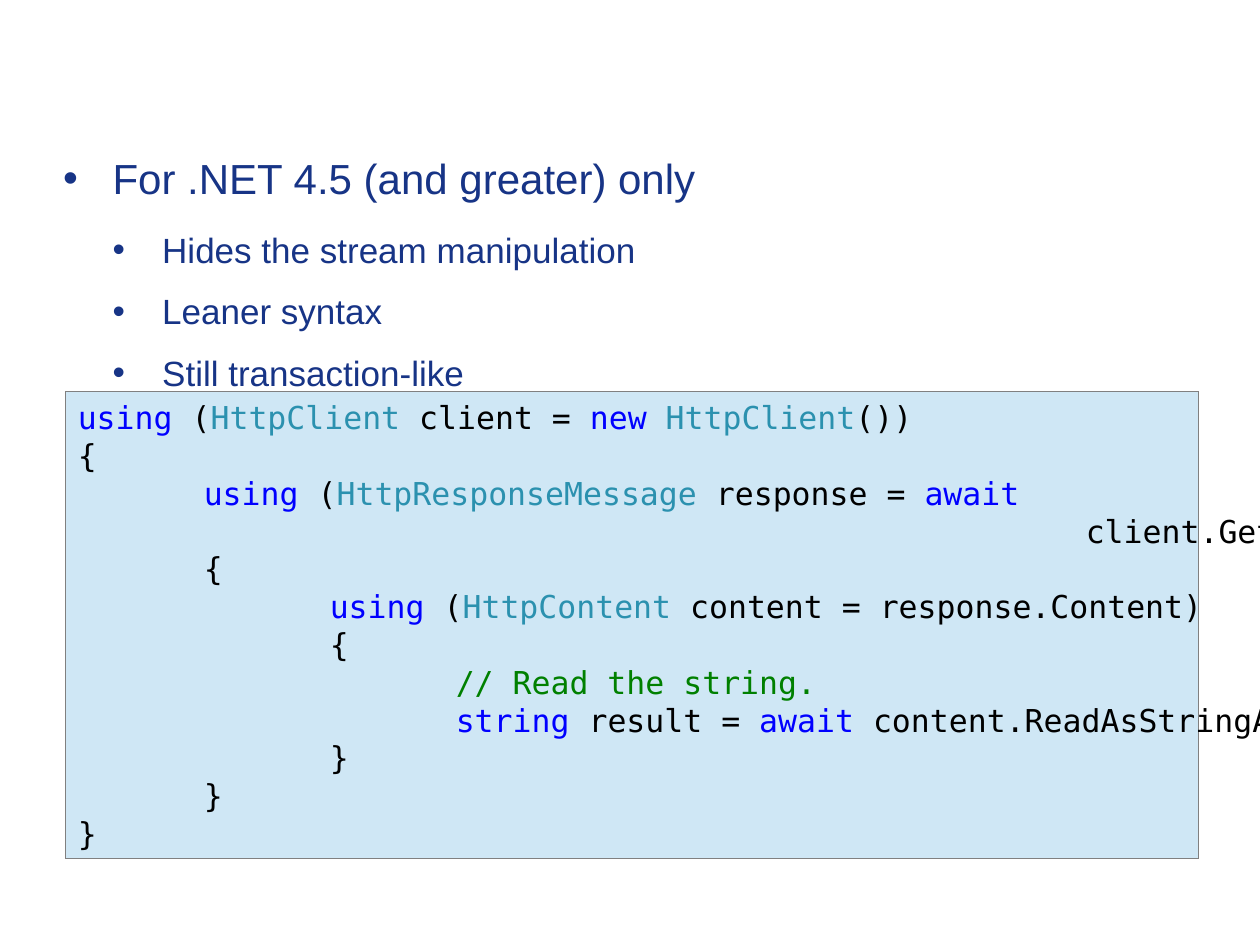
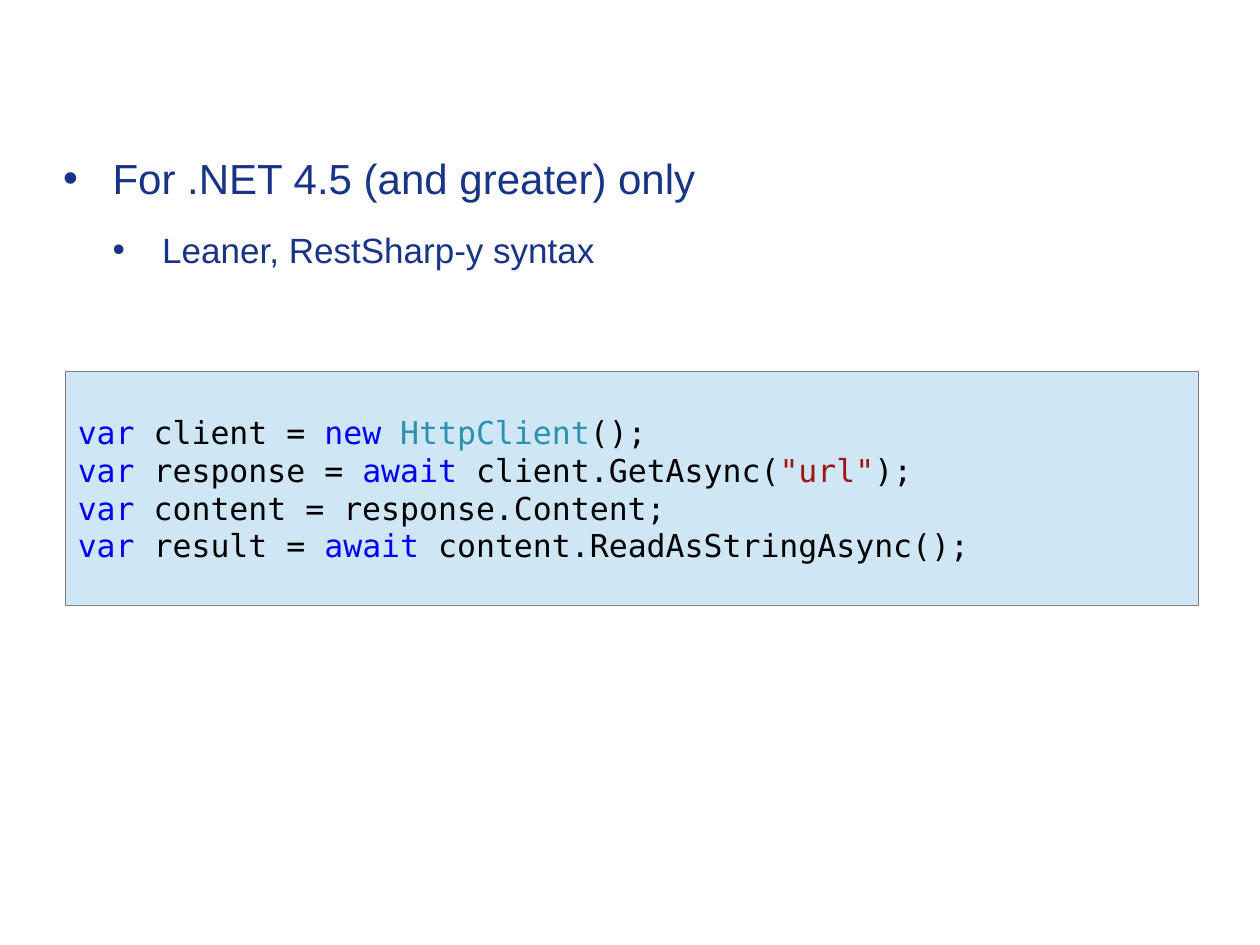
Before and after one commit to Timothep/MarathonWOShoes, a slide deck: slide 30 of BarefootMarathon.odp (slide 29 before the commit). Drawn at 1260x945 pixels with LibreOffice and Linux fonts; fonts in the diff are those of the drawing; background and template pictures are left out. Boxes give left, top, right and bottom in pixels: in the first picture for what was removed or moved away, otherwise in the second. Text is boxed around its words. In the diff, an @@ line names an element or a change of style, - is before the commit and + after.

```diff
--- a/BarefootMarathon.odp
+++ b/BarefootMarathon.odp
@@ text at bbox=[162, 237, 594, 269]: text changed @@
-  • Hides the stream manipulation
-  • Leaner syntax
-  • Still transaction-like
+  • Leaner, RestSharp-y syntax
@@ rectangle "var client = new HttpClient();": place and size @@
-rectangle "var client = new HttpClient();" at bbox=[66, 392, 1198, 858]
+rectangle "var client = new HttpClient();" at bbox=[66, 372, 1198, 605]
@@ text in rectangle at bbox=[78, 420, 969, 564]: text changed @@
-using (HttpClient client = new HttpClient())
-{
-using (HttpResponseMessage response = await
-client.GetAsync("url"))
-{
-using (HttpContent content = response.Content)
-{
-// Read the string.
-string result = await content.ReadAsStringAsync();
-}
-}
-}
+var client = new HttpClient();
+var response = await client.GetAsync("url");
+var content = response.Content;
+var result = await content.ReadAsStringAsync();
```
Also in this commit, not shown: 12 other slides changed, 1 slide removed, 2 other files.
